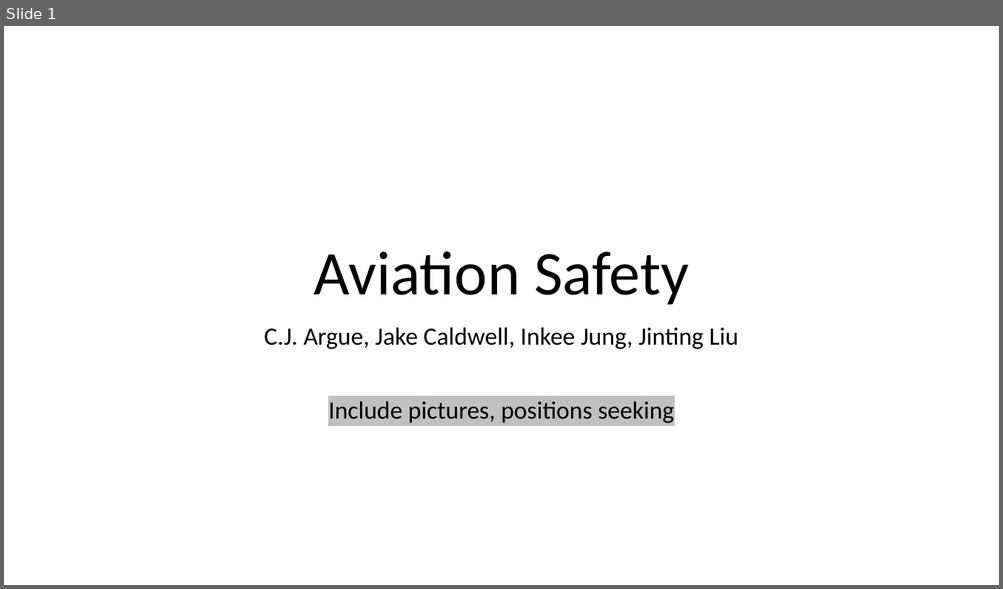
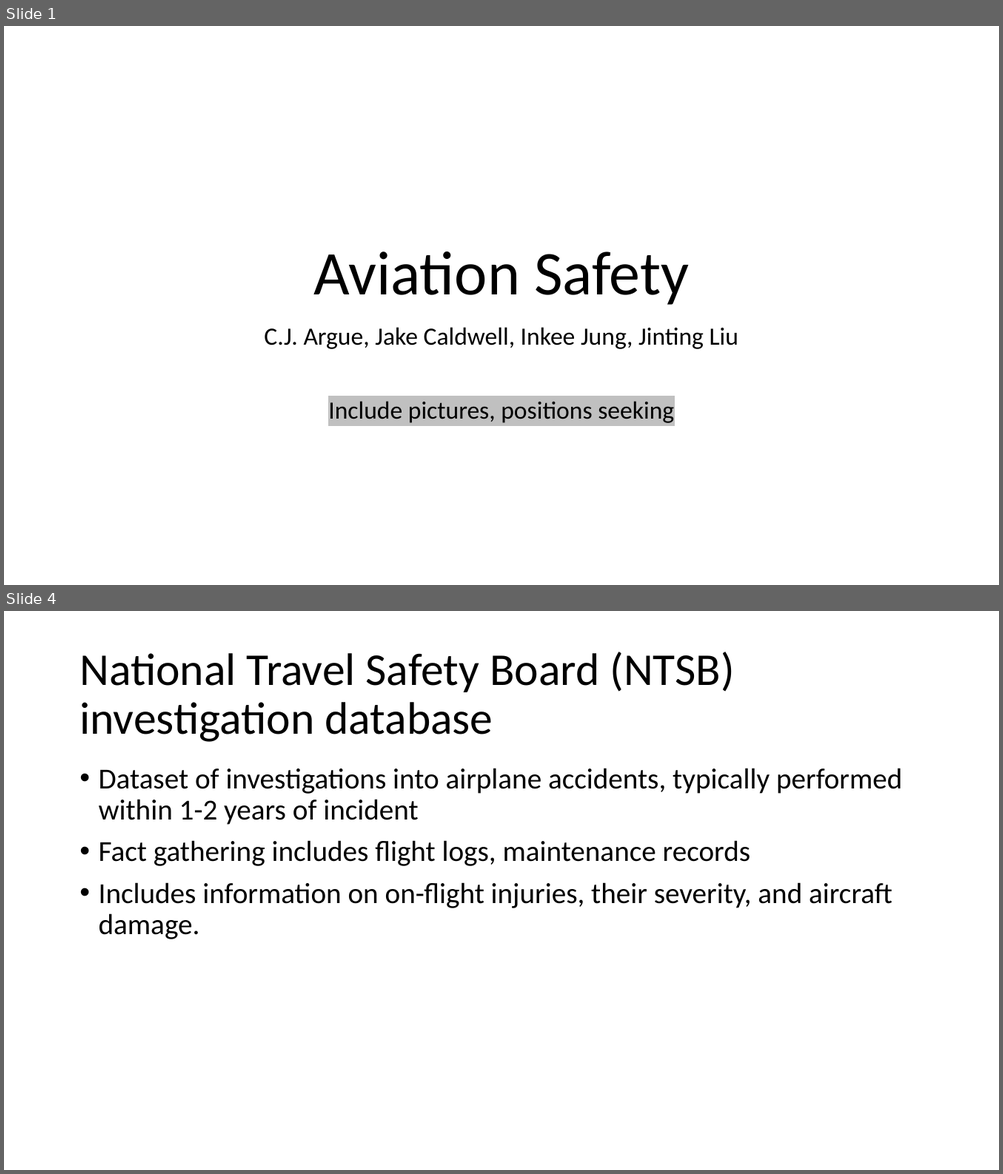
Before and after one commit to TheErdosInstitute-Summer2025-Project/aviation-project, a slide deck: deliverables/presentation_intro_problem_definition_data_collection.pptx. Shown one above the other, each under a label of ours: slide 1 before the commit, slides 1 and 4 after it; the slides between them are not shown. The pictures are 1003x589 and 1003x1174 pixels, drawn with LibreOffice and Linux fonts; fonts in the diff are those of the drawing. Boxes give left, top, right and bottom in pixels: in the first picture for what was removed or moved away, otherwise in the second. Text is boxed around its words. In the diff, an @@ line names an element or a change of style, - is before the commit and + after.

```diff
--- a/deliverables/presentation_intro_problem_definition_data_collection.pptx
+++ b/deliverables/presentation_intro_problem_definition_data_collection.pptx
@@ slide 4 added at (x1=4, y1=611, x2=999, y2=1170), background #FFFFFF @@
@@ title added at (x1=79, y1=652, x2=734, y2=742), 44 pt, text #000000 @@
+National Travel Safety Board (NTSB) investigation database
@@ text added at (x1=99, y1=768, x2=902, y2=940), 28 pt, text #000000 @@
+• Dataset of investigations into airplane accidents, typically performed within 1-2 years of incident
+• Fact gathering includes flight logs, maintenance records
+• Includes information on on-flight injuries, their severity, and aircraft damage.
```
Also in this commit, not shown: 2 slides changed, 1 other slide added, 5 slides removed.
